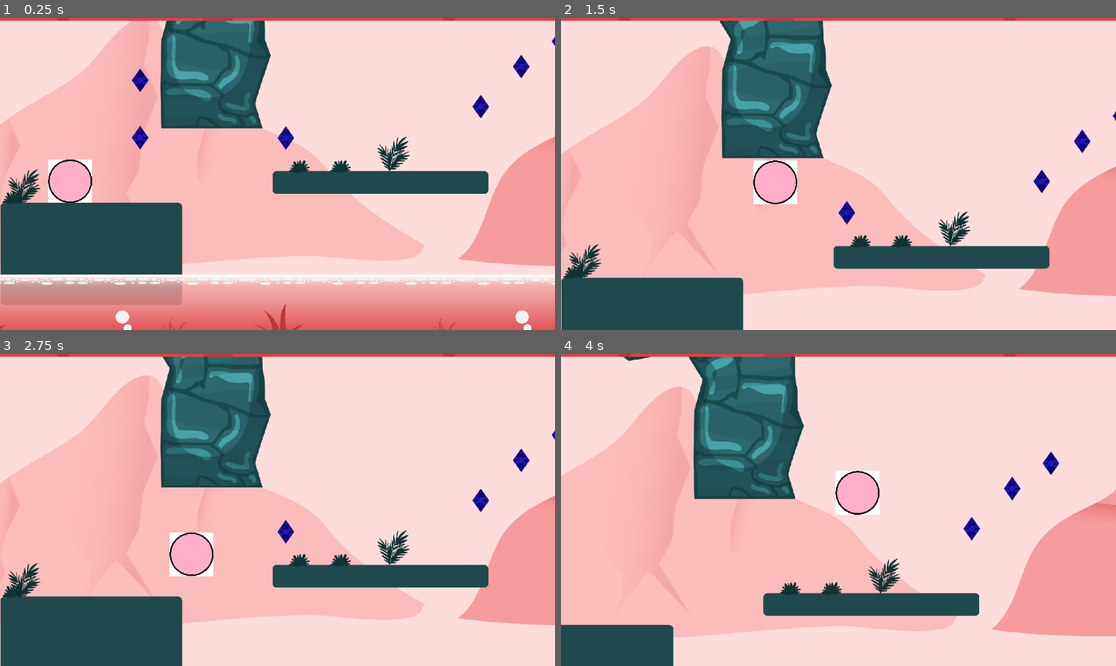
Above: before the commit, frames 1-4 (two rows, left to right).
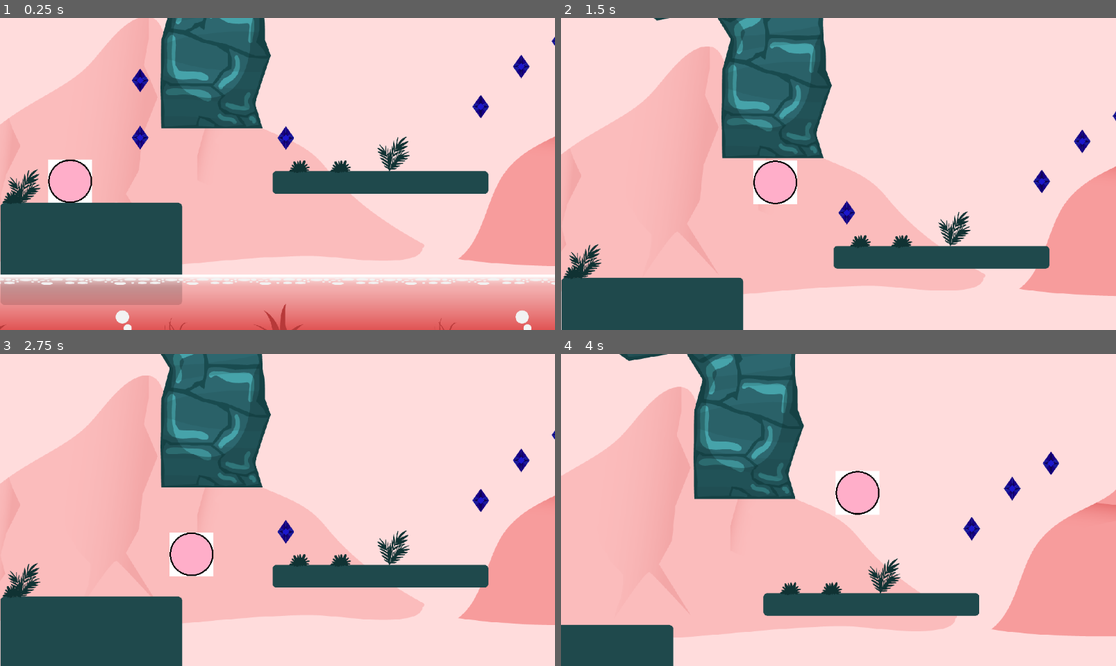
Above: after the commit, the same moments.

Repository: Galeceon/Platform-thesis
Game: Godot game, scene res://Assets/Scenes/Areas/04.tscn
Same seed, same stepped clock (60 frames per second), same inputs: the game is played once before the commit and once after it. This scene is started directly instead of the project's main scene. Sound files missing from this copy of the repository are replaced by a short silence.
Inputs:
- Up to frame 1 (0.25 s): no input
- Up to frame 2 (1.5 s): hold D (move_right) from 0.53 s (still down); tap Space (jump) at 0.77 s
- Up to frame 3 (2.75 s): tap Space (jump) at 1.52 s; release D (move_right) at 2.03 s; hold A (move_left) from 2.03 s (still down)
- Up to frame 4 (4 s): release A (move_left) at 2.78 s; hold D (move_right) from 2.78 s (still down); tap Space (jump) at 3.02, 3.77 s

The runs differ from the first frame. In frame 1, 0.9% of the frame differs, in the area x 0-100%, y 0-1%; in frame 2, 0.9%; in frame 3, 0.9%; in frame 4, 0.9%.

Commit message:
Funcionamiento de monedas y metas, modificaciones al game manager, script de sonido para monedas, arreglo de colisiones en nivel 2

Diff:
--- a/Assets/Scenes/Areas/02.tscn
+++ b/Assets/Scenes/Areas/02.tscn
@@ -49,44 +49,68 @@
 [sub_resource type="RectangleShape2D" id="RectangleShape2D_e70nk"]
 size = Vector2(175, 41)
 
+[sub_resource type="RectangleShape2D" id="RectangleShape2D_xwcep"]
+size = Vector2(199, 562)
+
 [sub_resource type="RectangleShape2D" id="RectangleShape2D_ljmef"]
 size = Vector2(392, 41)
 
 [sub_resource type="RectangleShape2D" id="RectangleShape2D_hksed"]
 size = Vector2(178, 42)
 
+[sub_resource type="RectangleShape2D" id="RectangleShape2D_731b5"]
+size = Vector2(267, 701)
+
 [sub_resource type="RectangleShape2D" id="RectangleShape2D_enofv"]
 size = Vector2(390, 40)
 
 [sub_resource type="RectangleShape2D" id="RectangleShape2D_0mw28"]
 size = Vector2(170, 40)
 
+[sub_resource type="RectangleShape2D" id="RectangleShape2D_s5h2u"]
+size = Vector2(269, 710)
+
 [sub_resource type="RectangleShape2D" id="RectangleShape2D_lctvs"]
 size = Vector2(189, 42)
 
 [sub_resource type="RectangleShape2D" id="RectangleShape2D_tg76h"]
 size = Vector2(391, 39)
 
+[sub_resource type="RectangleShape2D" id="RectangleShape2D_h5puk"]
+size = Vector2(202, 558)
+
 [sub_resource type="RectangleShape2D" id="RectangleShape2D_4ocmw"]
 size = Vector2(390, 38)
 
+[sub_resource type="RectangleShape2D" id="RectangleShape2D_qf4u7"]
+size = Vector2(204, 570)
+
 [sub_resource type="RectangleShape2D" id="RectangleShape2D_m18c8"]
 size = Vector2(180, 42)
 
 [sub_resource type="RectangleShape2D" id="RectangleShape2D_whdgx"]
 size = Vector2(384, 38)
 
+[sub_resource type="RectangleShape2D" id="RectangleShape2D_7pol1"]
+size = Vector2(269, 723)
+
 [sub_resource type="RectangleShape2D" id="RectangleShape2D_mrs62"]
 size = Vector2(390, 41)
 
 [sub_resource type="RectangleShape2D" id="RectangleShape2D_ex12u"]
 size = Vector2(190, 41)
 
+[sub_resource type="RectangleShape2D" id="RectangleShape2D_i55ib"]
+size = Vector2(268, 708)
+
 [sub_resource type="RectangleShape2D" id="RectangleShape2D_ea2lj"]
 size = Vector2(393, 38)
 
 [sub_resource type="RectangleShape2D" id="RectangleShape2D_nkpav"]
 size = Vector2(175, 39)
+
+[sub_resource type="RectangleShape2D" id="RectangleShape2D_l4hy5"]
+size = Vector2(200, 560)
 
 [node name="02-deuteranopia" type="Node2D"]
 metadata/_edit_horizontal_guides_ = [-1210.0]
@@ -185,7 +209,6 @@
 texture = ExtResource("9_mlvsh")
 
 [node name="Sprite2D" type="Sprite2D" parent="pillar-1/Sprite2D"]
-z_index = 1
 position = Vector2(-46, -64)
 texture = ExtResource("10_jt623")
 
@@ -199,6 +222,10 @@
 shape = SubResource("RectangleShape2D_e70nk")
 one_way_collision = true
 
+[node name="CollisionShape2D3" type="CollisionShape2D" parent="pillar-1"]
+position = Vector2(-7.5, 13)
+shape = SubResource("RectangleShape2D_xwcep")
+
 [node name="pillar-2" type="StaticBody2D" parent="."]
 position = Vector2(1197, -370)
 
@@ -220,6 +247,10 @@
 position = Vector2(-48, -24)
 texture = ExtResource("12_73w4h")
 
+[node name="CollisionShape2D3" type="CollisionShape2D" parent="pillar-2"]
+position = Vector2(1.5, 26.5)
+shape = SubResource("RectangleShape2D_731b5")
+
 [node name="arc-1" type="StaticBody2D" parent="."]
 position = Vector2(2388, -284)
 
@@ -256,6 +287,10 @@
 position = Vector2(42, -41)
 texture = ExtResource("16_462vk")
 
+[node name="CollisionShape2D3" type="CollisionShape2D" parent="pillar-3"]
+position = Vector2(-6.5, 25)
+shape = SubResource("RectangleShape2D_s5h2u")
+
 [node name="arc-2" type="StaticBody2D" parent="."]
 position = Vector2(4263, -199)
 
@@ -291,6 +326,10 @@
 position = Vector2(-28, -60)
 texture = ExtResource("20_aaqyi")
 
+[node name="CollisionShape2D3" type="CollisionShape2D" parent="pillar-5"]
+position = Vector2(8, 40)
+shape = SubResource("RectangleShape2D_h5puk")
+
 [node name="pillar-6" type="StaticBody2D" parent="."]
 position = Vector2(6481, -277)
 
@@ -307,6 +346,10 @@
 position = Vector2(-2, -22)
 texture = ExtResource("22_lomxx")
 
+[node name="CollisionShape2D2" type="CollisionShape2D" parent="pillar-6"]
+position = Vector2(10, 1)
+shape = SubResource("RectangleShape2D_qf4u7")
+
 [node name="pillar-7" type="StaticBody2D" parent="."]
 position = Vector2(7423, -371)
 
@@ -328,6 +371,10 @@
 position = Vector2(40, -45)
 texture = ExtResource("24_7xkdb")
 
+[node name="CollisionShape2D3" type="CollisionShape2D" parent="pillar-7"]
+position = Vector2(18.5, 23.5)
+shape = SubResource("RectangleShape2D_7pol1")
+
 [node name="arc-3" type="StaticBody2D" parent="."]
 position = Vector2(8434, -199)
 
@@ -377,6 +424,10 @@
 position = Vector2(-100, -25)
 texture = ExtResource("30_4dqne")
 
+[node name="CollisionShape2D3" type="CollisionShape2D" parent="pillar-8"]
+position = Vector2(36, 14)
+shape = SubResource("RectangleShape2D_i55ib")
+
 [node name="pillar-9" type="StaticBody2D" parent="."]
 position = Vector2(12818, -277)
 
@@ -398,6 +449,10 @@
 position = Vector2(3, -25)
 texture = ExtResource("32_bt7c3")
 
+[node name="CollisionShape2D3" type="CollisionShape2D" parent="pillar-9"]
+position = Vector2(-1, 1)
+shape = SubResource("RectangleShape2D_l4hy5")
+
 [node name="arc-final" type="StaticBody2D" parent="."]
 position = Vector2(14448, -307)
 
--- a/Assets/Scenes/Areas/04.tscn
+++ b/Assets/Scenes/Areas/04.tscn
@@ -1,8 +1,10 @@
-[gd_scene load_steps=54 format=3 uid="uid://baycajoxmvnaa"]
-
+[gd_scene load_steps=57 format=3 uid="uid://baycajoxmvnaa"]
+
+[ext_resource type="Script" path="res://Assets/Script/04.gd" id="1_4ym6h"]
 [ext_resource type="PackedScene" uid="uid://wkt82kw8x2sw" path="res://Assets/Scenes/goal.tscn" id="1_qv81y"]
 [ext_resource type="Texture2D" uid="uid://d2revnm7xxpef" path="res://Assets/Sprites/level_assets/04-tritanopia/Mesa de trabajo 1.png" id="3_8gcks"]
 [ext_resource type="Texture2D" uid="uid://716ws0mqifkd" path="res://Assets/Sprites/level_assets/04-tritanopia/agua.png" id="4_1lwm2"]
+[ext_resource type="Script" path="res://Assets/Script/rio.gd" id="4_egp2j"]
 [ext_resource type="AudioStream" uid="uid://ccoxktwxiixxd" path="res://Assets/Sprites/level_assets/04-tritanopia/pure-theta-4-7hz-gentle-water-flow-351397.mp3" id="4_kdgca"]
 [ext_resource type="Texture2D" uid="uid://do6so0g0scxay" path="res://Assets/Sprites/nivel_rkgk/04-tritanopia.jpg" id="5_3a2qa"]
 [ext_resource type="Texture2D" uid="uid://q0enkscdmvl1" path="res://Assets/Sprites/level_assets/04-tritanopia/Mesa de trabajo 39.png" id="5_4vpqt"]
@@ -39,11 +41,14 @@
 [ext_resource type="PackedScene" uid="uid://b752ro3u1emxh" path="res://Assets/Scenes/coin.tscn" id="37_1y8br"]
 [ext_resource type="Texture2D" uid="uid://boej8o4a3rdj" path="res://Assets/Sprites/level_assets/04-tritanopia/Mesa de trabajo 40.png" id="38_xxvis"]
 
+[sub_resource type="RectangleShape2D" id="RectangleShape2D_snp1y"]
+size = Vector2(15891, 620)
+
 [sub_resource type="RectangleShape2D" id="RectangleShape2D_x0koq"]
-size = Vector2(15.75, 94.5)
+size = Vector2(15.775, 114.425)
 
 [sub_resource type="RectangleShape2D" id="RectangleShape2D_xbknq"]
-size = Vector2(15392, 351)
+size = Vector2(15406, 293)
 
 [sub_resource type="RectangleShape2D" id="RectangleShape2D_2ad3f"]
 size = Vector2(540, 300)
@@ -85,6 +90,7 @@
 size = Vector2(474, 214)
 
 [node name="04-tritanopia" type="Node2D"]
+script = ExtResource("1_4ym6h")
 
 [node name="CanvasLayer2" type="CanvasLayer" parent="."]
 layer = 100
@@ -113,10 +119,19 @@
 position = Vector2(7059, -536)
 texture = ExtResource("4_1lwm2")
 
+[node name="Area2D" type="Area2D" parent="CanvasLayer2/rio"]
+script = ExtResource("4_egp2j")
+
+[node name="CollisionShape2D" type="CollisionShape2D" parent="CanvasLayer2/rio/Area2D"]
+position = Vector2(6911.5, 276)
+shape = SubResource("RectangleShape2D_snp1y")
+debug_color = Color(0.225794, 0.000240681, 0.0358541, 0.42)
+
 [node name="CanvasLayer" type="CanvasLayer" parent="."]
 layer = -1
 
 [node name="TextureRect" type="TextureRect" parent="CanvasLayer"]
+visible = false
 anchors_preset = -1
 anchor_left = -0.544
 anchor_right = -0.544
@@ -139,17 +154,17 @@
 [node name="ground" type="StaticBody2D" parent="."]
 
 [node name="CollisionShape2D2" type="CollisionShape2D" parent="ground"]
-position = Vector2(-773.5, -517)
+position = Vector2(-773.5, -370.5)
 scale = Vector2(20, 20)
 shape = SubResource("RectangleShape2D_x0koq")
 
 [node name="CollisionShape2D3" type="CollisionShape2D" parent="ground"]
-position = Vector2(14887, -490)
+position = Vector2(14887.3, -437.25)
 scale = Vector2(20, 20)
 shape = SubResource("RectangleShape2D_x0koq")
 
 [node name="CollisionShape2D" type="CollisionShape2D" parent="ground"]
-position = Vector2(7029, 293.5)
+position = Vector2(7022, 728.5)
 shape = SubResource("RectangleShape2D_xbknq")
 
 [node name="AudioStreamPlayer2D" type="AudioStreamPlayer2D" parent="."]
@@ -786,3 +801,9 @@
 [node name="Sprite2D2" type="Sprite2D" parent="coin50"]
 position = Vector2(0.999969, -3.33786e-06)
 texture = ExtResource("38_xxvis")
+
+[node name="Timer" type="Timer" parent="."]
+wait_time = 2.0
+
+[connection signal="body_entered" from="CanvasLayer2/rio/Area2D" to="." method="_on_area_2d_body_entered"]
+[connection signal="timeout" from="Timer" to="." method="_on_timer_timeout"]
--- a/Assets/Scenes/coin.tscn
+++ b/Assets/Scenes/coin.tscn
@@ -1,11 +1,12 @@
-[gd_scene load_steps=3 format=3 uid="uid://b752ro3u1emxh"]
+[gd_scene load_steps=4 format=3 uid="uid://b752ro3u1emxh"]
 
 [ext_resource type="Script" path="res://Assets/Script/coin.gd" id="1_6eknc"]
+[ext_resource type="AudioStream" uid="uid://bo1m4ic7rdjsl" path="res://Assets/Sounds/coin.wav" id="2_bdj0b"]
 
 [sub_resource type="RectangleShape2D" id="RectangleShape2D_y336s"]
 size = Vector2(80, 100)
 
-[node name="coin" type="Area2D"]
+[node name="coin" type="Area2D" groups=["coins"]]
 scale = Vector2(0.2, 0.2)
 script = ExtResource("1_6eknc")
 
@@ -14,4 +15,8 @@
 scale = Vector2(0.999999, 0.999999)
 shape = SubResource("RectangleShape2D_y336s")
 
+[node name="AudioStreamPlayer" type="AudioStreamPlayer" parent="."]
+stream = ExtResource("2_bdj0b")
+volume_db = -5.417
+
 [connection signal="body_entered" from="." to="." method="_on_body_entered"]
--- a/Assets/Scenes/goal.tscn
+++ b/Assets/Scenes/goal.tscn
@@ -5,7 +5,7 @@
 [sub_resource type="RectangleShape2D" id="RectangleShape2D_lvqgo"]
 size = Vector2(962, 1572)
 
-[node name="goal" type="Area2D"]
+[node name="goal" type="Area2D" groups=["goals"]]
 z_index = -10
 collision_layer = 65536
 script = ExtResource("1_n8v1c")
@@ -14,4 +14,6 @@
 position = Vector2(-1, 50)
 shape = SubResource("RectangleShape2D_lvqgo")
 
+[node name="Timer" type="Timer" parent="."]
+
 [connection signal="body_entered" from="." to="." method="_on_body_entered"]
--- /dev/null
+++ b/Assets/Script/04.gd
@@ -0,0 +1,19 @@
+extends Node2D
+
+func _ready():
+	# Conecta la señal `player_entered_water` del Area2D a esta clase
+	# Asumiendo que el Area2D del río está en la ruta:
+	var river_area = get_node("CanvasLayer2/rio/Area2D")
+	if river_area != null:
+		river_area.connect("player_entered_water", Callable(self, "_on_player_entered_water"))
+
+
+func _on_area_2d_body_entered(body):
+	if body is KaleidoController:
+		var timer = get_node("Timer")
+		if timer:
+			timer.start()
+
+
+func _on_timer_timeout():
+	get_tree().reload_current_scene()
--- a/Assets/Script/coin.gd
+++ b/Assets/Script/coin.gd
@@ -1,7 +1,21 @@
 extends Area2D
 
 
+@onready var audio_player = $AudioStreamPlayer
+@onready var coin_sprite = find_child("Sprite2D2")
+
 func _on_body_entered(body):
 	if body is KaleidoController:
-		#Agarrar la moneda
+		GameManager.add_coin()
+		# Verifica que el sprite y el audio existan antes de usarlos
+		if audio_player and coin_sprite:
+			audio_player.play()
+			coin_sprite.visible = false
+
+		# Deshabilita la colisión para evitar más interacciones
+		set_collision_mask_value(1, false)
+
+		# Espera a que termine el sonido y elimina el nodo
+		if audio_player and audio_player.is_playing():
+			await audio_player.finished
 		queue_free()
--- a/Assets/Script/game_manager.gd
+++ b/Assets/Script/game_manager.gd
@@ -2,9 +2,25 @@
 
 var current_area = 1
 var area_path = "res://Assets/Scenes/Areas/0"
+var coins = 0
+
+func _ready():
+	reset_coins()
 
 func next_level():
 	current_area += 1
 	var full_path= area_path + str(current_area) + ".tscn"
 	get_tree().change_scene_to_file(full_path)
-	print("Siguientiola")
+	area_setup()
+
+func area_setup():
+	reset_coins()
+
+func add_coin():
+	coins += 1
+	if coins >= 50:
+		var goal = get_tree().get_first_node_in_group("goals") as AreaExit
+		goal.open()
+
+func reset_coins():
+	coins = 0
--- a/Assets/Script/goal.gd
+++ b/Assets/Script/goal.gd
@@ -1,5 +1,18 @@
 extends Area2D
+class_name AreaExit
+
+var is_open = false
+
+func _ready():
+	#Cerrar la meta
+	close()
+
+func open():
+	is_open = true
+
+func close():
+	is_open = false
 
 func _on_body_entered(body):
-	if body is KaleidoController:
+	if is_open && body is KaleidoController:
 		GameManager.next_level()
--- a/Assets/Script/kaleido_controller.gd
+++ b/Assets/Script/kaleido_controller.gd
@@ -1,5 +1,7 @@
 extends CharacterBody2D
 class_name KaleidoController
+
+signal player_died
 
 @export var speed = 15.0
 @export var jump_power = 30.0
@@ -48,3 +50,9 @@
 		velocity.x = move_toward(velocity.x, 0, speed * speed_mult)
 
 	move_and_slide()
+
+func _on_body_entered(body):
+	# Si el objeto con el que colisionamos es un enemigo o un obstáculo,
+	# emitimos la señal para reiniciar la escena.
+	if body.is_in_group("enemies") or body.is_in_group("obstacles"):
+		emit_signal("player_died")
--- /dev/null
+++ b/Assets/Script/rio.gd
@@ -0,0 +1,7 @@
+extends Area2D
+
+signal player_entered_water
+
+func _on_body_entered(body): #Glugluglu
+	if body is KaleidoController:
+		emit_signal("player_entered_water")
Not shown: 1 places in Assets/Scenes/Areas/02.tscn that only renumber resources
Not shown, added: Assets/Sounds/coin.wav.import
Not shown, added: Assets/Sounds/coin.wav
